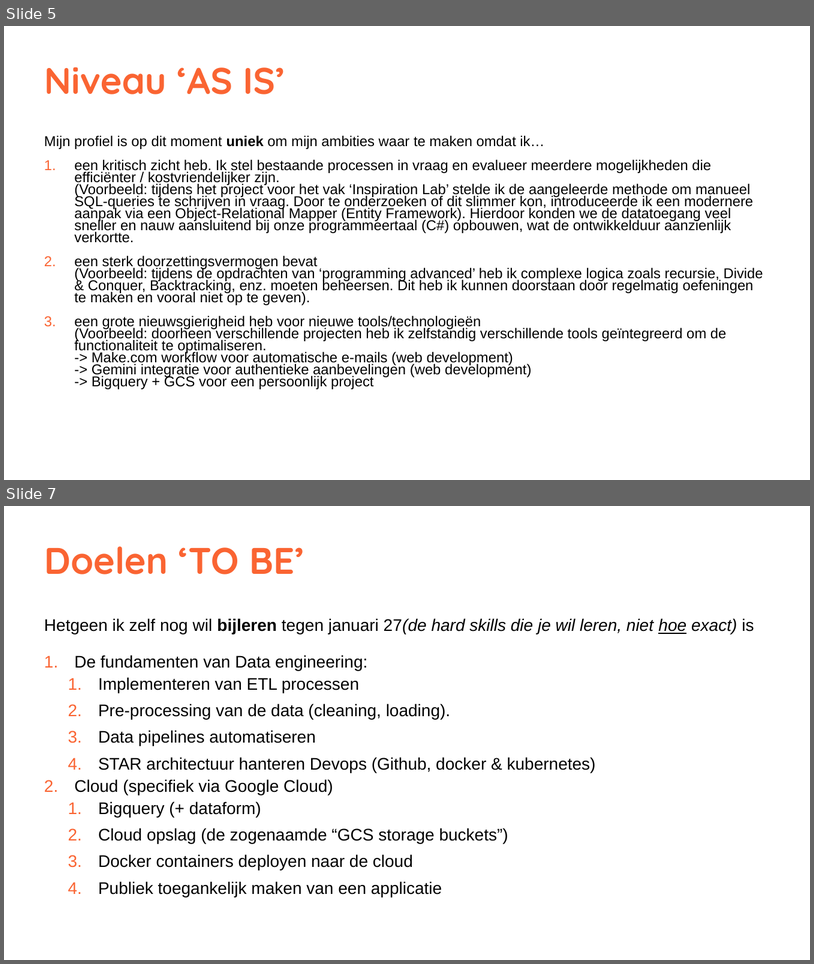
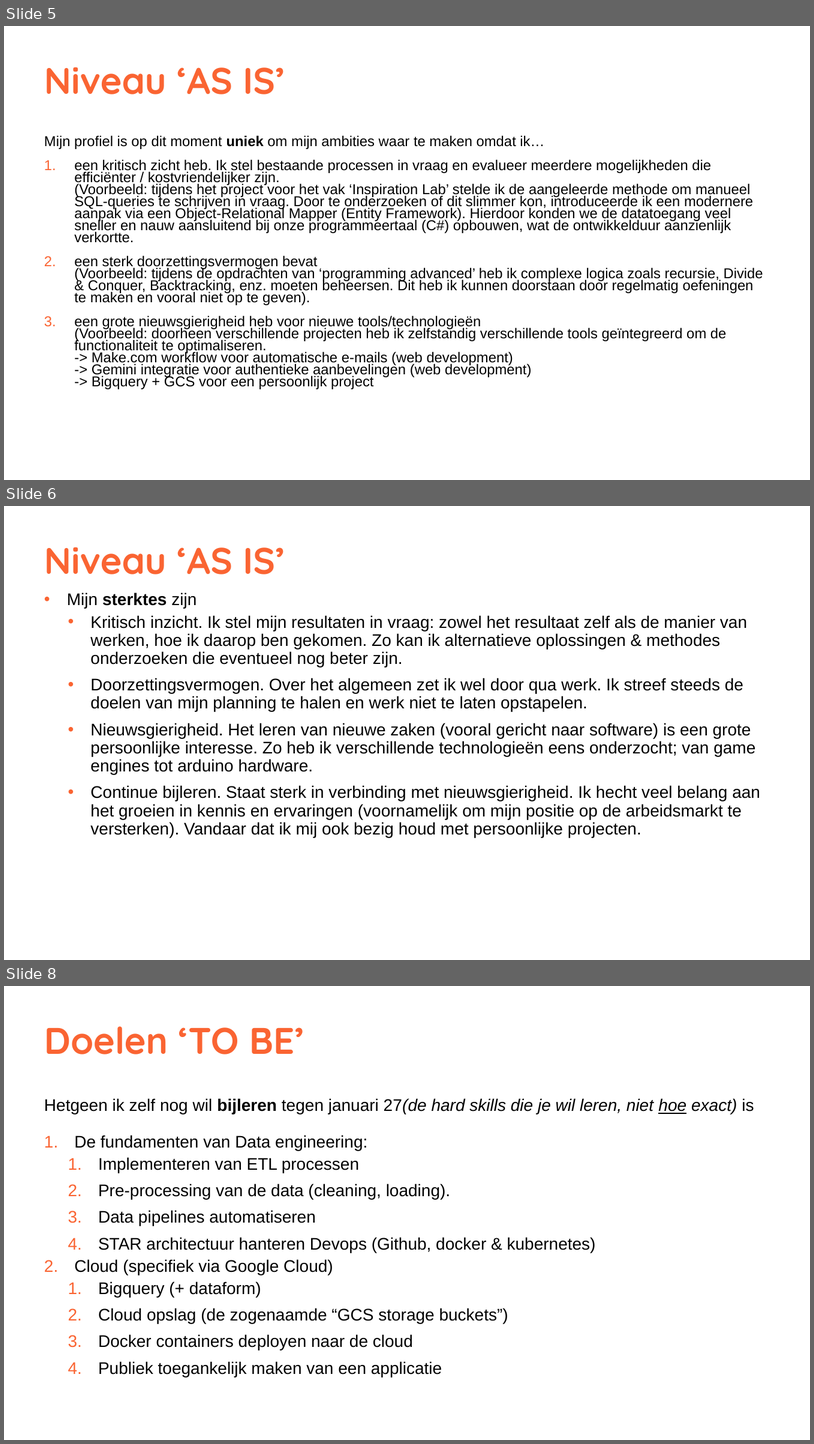
Before and after one commit to Jamey848/Materiaal_vakken_jaar3_semester1, a slide deck: MORE professional/L1. Introductie/MORE professional POP.pptx. Shown one above the other, each under a label of ours: slides 5 and 7 before the commit, slides 5, 6 and 8 after it; the slides between them are not shown. The pictures are 814x964 and 814x1444 pixels, drawn with LibreOffice and Linux fonts; fonts in the diff are those of the drawing. Boxes give left, top, right and bottom in pixels: in the first picture for what was removed or moved away, otherwise in the second. Text is boxed around its words. In the diff, an @@ line names an element or a change of style, - is before the commit and + after.

```diff
--- a/MORE professional/L1. Introductie/MORE professional POP.pptx
+++ b/MORE professional/L1. Introductie/MORE professional POP.pptx
@@ slide 6 added at (4, 506, 810, 960), background #FFFFFF @@
@@ title added at (44, 547, 285, 574), 44 pt, text #FA6432, bold @@
+Niveau ‘AS IS’
@@ text added at (67, 592, 761, 837), 20 pt, text #000000 @@
+• Mijn sterktes zijn
+  • Kritisch inzicht. Ik stel mijn resultaten in vraag: zowel het resultaat zelf als de manier van werken, hoe ik daarop ben gekomen. Zo kan ik alternatieve oplossingen & methodes onderzoeken die eventueel nog beter zijn.
+  • Doorzettingsvermogen. Over het algemeen zet ik wel door qua werk. Ik streef steeds de doelen van mijn planning te halen en werk niet te laten opstapelen.
+  • Nieuwsgierigheid. Het leren van nieuwe zaken (vooral gericht naar software) is een grote persoonlijke interesse. Zo heb ik verschillende technologieën eens onderzocht; van game engines tot arduino hardware.
+  • Continue bijleren. Staat sterk in verbinding met nieuwsgierigheid. Ik hecht veel belang aan het groeien in kennis en ervaringen (voornamelijk om mijn positie op de arbeidsmarkt te versterken). Vandaar dat ik mij ook bezig houd met persoonlijke projecten.
@@ what was slide 7 is now slide 8 @@
```
Also in this commit, not shown: 2 slides changed, 51 other files.
